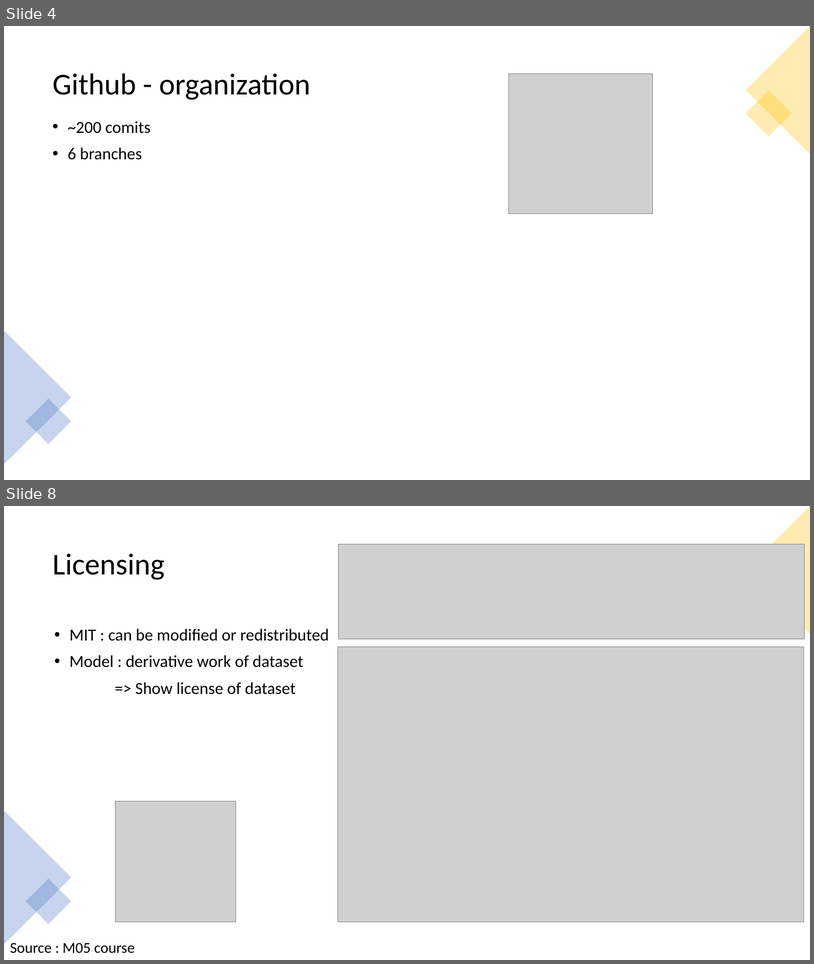
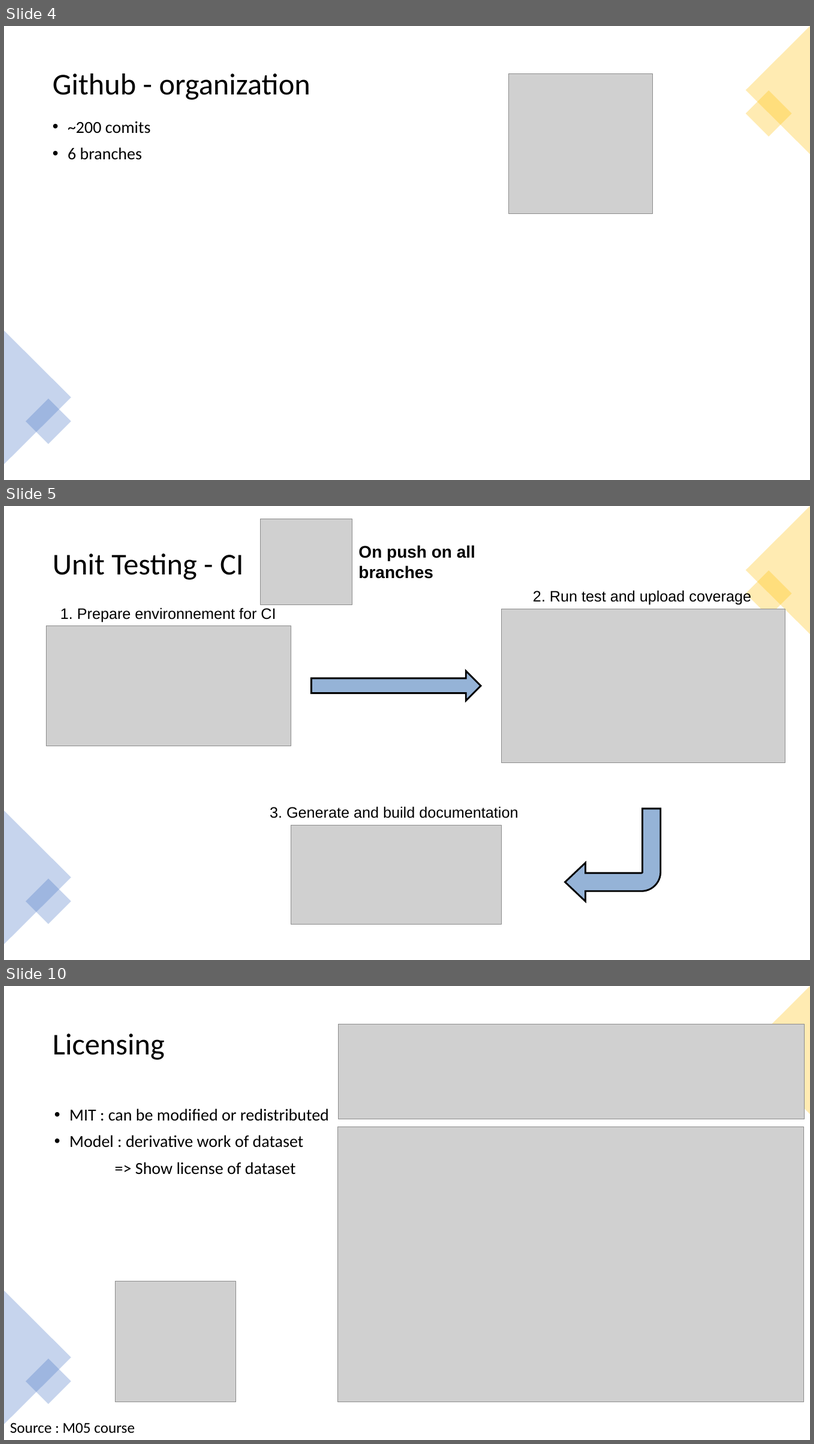
Before and after one commit to Laurasid/M05_Project, a slide deck: pres_full.pptx. Shown one above the other, each under a label of ours: slides 4 and 8 before the commit, slides 4, 5 and 10 after it; the slides between them are not shown. The pictures are 814x964 and 814x1444 pixels, drawn with LibreOffice and Linux fonts; fonts in the diff are those of the drawing; grey boxes stand for pictures. Boxes give left, top, right and bottom in pixels: in the first picture for what was removed or moved away, otherwise in the second. Text is boxed around its words. In the diff, an @@ line names an element or a change of style, - is before the commit and + after.

```diff
--- a/pres_full.pptx
+++ b/pres_full.pptx
@@ slide 5 added at [4, 506, 810, 960], background #FFFFFF @@
@@ picture added at [260, 519, 352, 604] @@
@@ triangle added at [746, 506, 810, 634], fill #FFC000 at 30% opacity @@
@@ title added at [53, 553, 244, 580], 36 pt, text #000000 @@
+Unit Testing - CI
@@ text added at [359, 545, 476, 579], 20 pt, text #000000, bold @@
+On push on all branches
@@ rectangle added at [746, 571, 792, 617], fill #FFC000 at 30% opacity @@
@@ text added at [533, 589, 752, 605], 18 pt, text #000000 @@
+2. Run test and upload coverage
@@ text added at [60, 607, 276, 622], 18 pt, text #000000 @@
+1. Prepare environnement for CI
@@ picture added at [502, 609, 786, 762] @@
@@ picture added at [47, 626, 291, 745] @@
@@ right arrow added at [311, 670, 481, 700], fill #95B3D7, outline #000000 2 pt @@
@@ triangle added at [4, 810, 71, 944], fill #4472C4 at 30% opacity @@
@@ text added at [270, 806, 518, 818], 18 pt, text #000000 @@
+3. Generate and build documentation
@@ bent arrow added at [566, 808, 661, 901], fill #95B3D7, outline #000000 2 pt @@
@@ picture added at [291, 825, 502, 924] @@
@@ rectangle added at [26, 878, 71, 924], fill #4472C4 at 30% opacity @@
@@ what was slide 8 is now slide 10 @@
```
Also in this commit, not shown: 1 slide changed, 2 other slides added, 1 slide removed.
